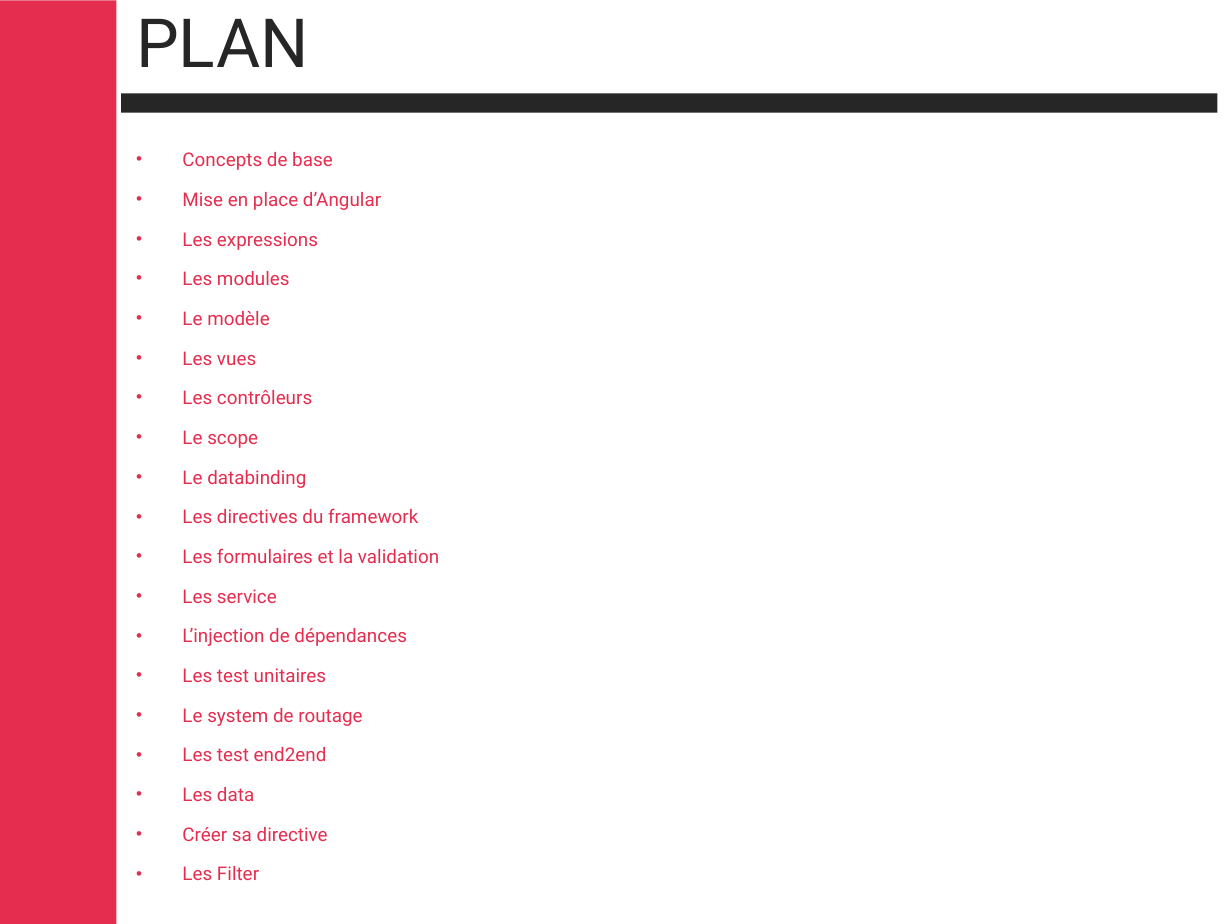
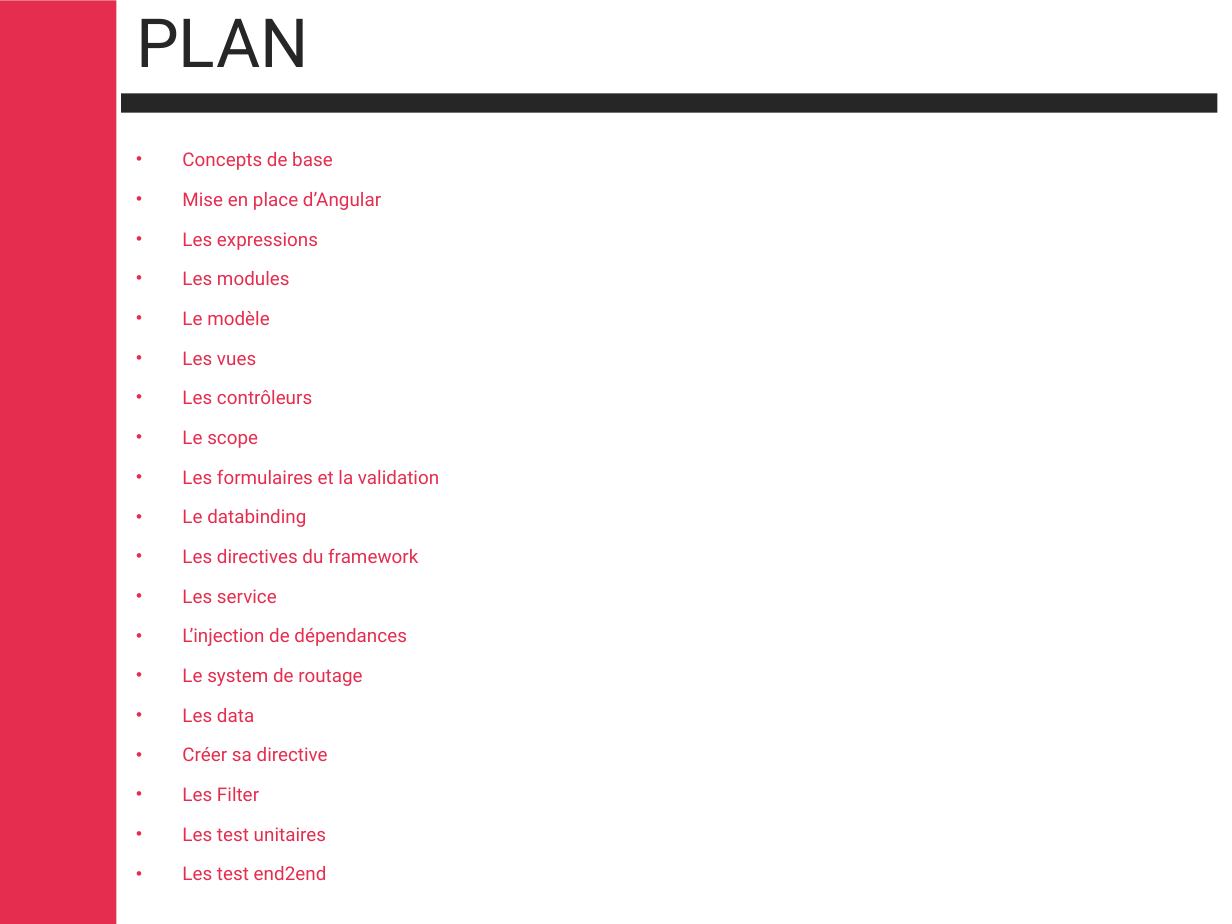
Before and after one commit to cbalit/handson-angular, a slide deck: slide 2 of Angular.pptx. Drawn at 1232x924 pixels with LibreOffice and Linux fonts; fonts in the diff are those of the drawing; background and template pictures are left out. Boxes give left, top, right and bottom in pixels: in the first picture for what was removed or moved away, otherwise in the second. Text is boxed around its words. In the diff, an @@ line names an element or a change of style, - is before the commit and + after.

```diff
--- a/Angular.pptx
+++ b/Angular.pptx
@@ text at (x1=182, y1=469, x2=439, y2=484): paragraph added @@
+• Les formulaires et la validation
@@ text at (x1=182, y1=548, x2=439, y2=563): paragraph removed @@
-• Les formulaires et la validation
@@ text at (x1=182, y1=668, x2=326, y2=682): paragraph removed @@
-• Les test unitaires
@@ text at (x1=182, y1=747, x2=327, y2=761): paragraph removed @@
-• Les test end2end
@@ text at (x1=182, y1=827, x2=326, y2=841): paragraphs added @@
+• Les test unitaires
+• Les test end2end
```
Also in this commit, not shown: 23 other slides changed, 57 slides added, 14 slides removed.
